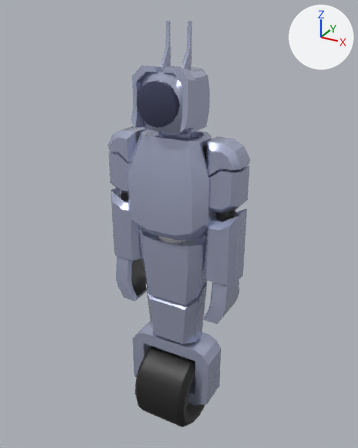
A saved change to the FBX model Assets/models/goob and gur/GURT.fbx.
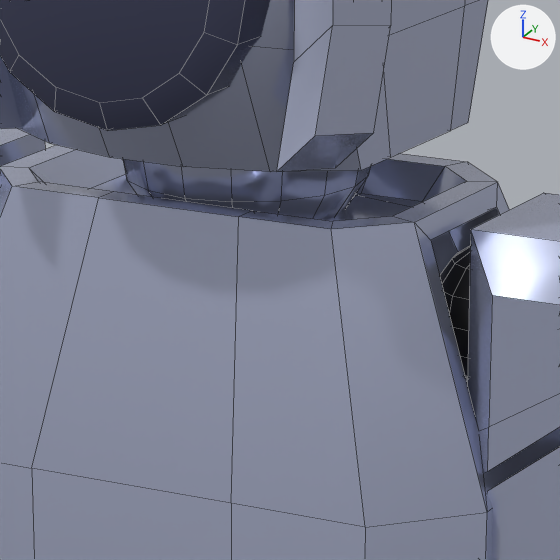
The first picture shows the older version from a camera (50 mm lens) standing at (4.92, -8.79, 7.03) and looking at (-0.04, 0.23, 2.52). The close-ups show the older and then the newer version on the part from 39% to 61% of the width and 24% to 42% of the height of that picture. Only the edits that show in the close-ups are written down. The axes (+X, +Y, +Z) are drawn at upper right. The lights are the same throughout. The close-ups show mesh edges as thin lines. Where no turn or scale is listed for an object, it has been applied to the vertices.

The older version as bpy lines, for what is in view:
```python
me_cube_068 = bpy.data.meshes.new('Cube.068')
me_cube_068.from_pydata(...)  # 314 vertices, 303 faces; spans x -0.6..0.6, y -0.8..0.77, z -0.38..1.99
# faces by material slot: [33, 270]
me_cube_068.materials.append(mat_glass)  # dark blue #3d405a
me_cube_068.materials.append(mat_gurt_material)  # pale blue #c4cbe7
me_cube_071 = bpy.data.meshes.new('Cube.071')
me_cube_071.from_pydata(...)  # 254 vertices, 256 faces; spans x -0.36..0.36, y -0.36..0.36, z -2.63..0.36
# faces by material slot: [128, 128]
me_cube_071.materials.append(mat_gurt_material)  # pale blue #c4cbe7
me_cube_071.materials.append(mat_black_color)  # black #1e1e1e
me_sphere = bpy.data.meshes.new('Sphere')
me_sphere.from_pydata(...)  # a UV sphere (16 segments, 8 rings, poles along z) spanning x -0.215..0.215, y -0.215..0.215, z -0.215..0.215
me_sphere.materials.append(mat_black_color)  # black #1e1e1e
ob_arm_left = bpy.data.objects.new('arm left', me_cube_071)
ob_arm_left.location = (-1.192, 0.0, 4.265)
ob_head = bpy.data.objects.new('head', me_cube_068)
ob_head.location = (0.0, 0.0, 4.785)
ob_joint = bpy.data.objects.new('joint', me_sphere)
ob_joint.location = (0.828, 0.0, 4.338)
# also in view: 'arm right' at (1.19, 0.0, 3.13); 'upper torso' at (0.0, 0.09, 3.58)
```
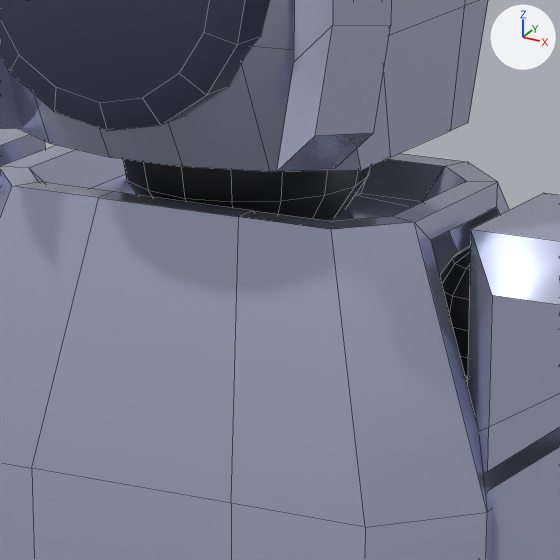
Pixel boxes [x1, y1, x2, y2] of what changed, in the close-ups (560 x 560 px):
```json
{"part": 1, "of": "me_cube_068", "change": "recoloured", "before": [123, 159, 370, 220], "after": [123, 159, 370, 220], "on screen": "pale blue to black"}
```

Edits to the scene script, one JSON object a line:
```json
{"block": "me_cube_068", "where": "me_cube_068.from_pydata(...)  # 314 vertices, 303 faces; spans x -0.6..0.6, y -0.8..0.77, z -0.38..1.99"}
{"block": "me_cube_068", "where": "# used by ob_head; location = (0.0, 0.0, 4.785)"}
{"block": "me_cube_068", "change": "me_cube_068 part 1: 128 of the faces centred in x -0.35..0.35, y -0.35..0.35, z -0.36..0.36 switch from mat_gurt_material (pale blue #c4cbe7) to mat_black_color (black #1e1e1e)"}
```
